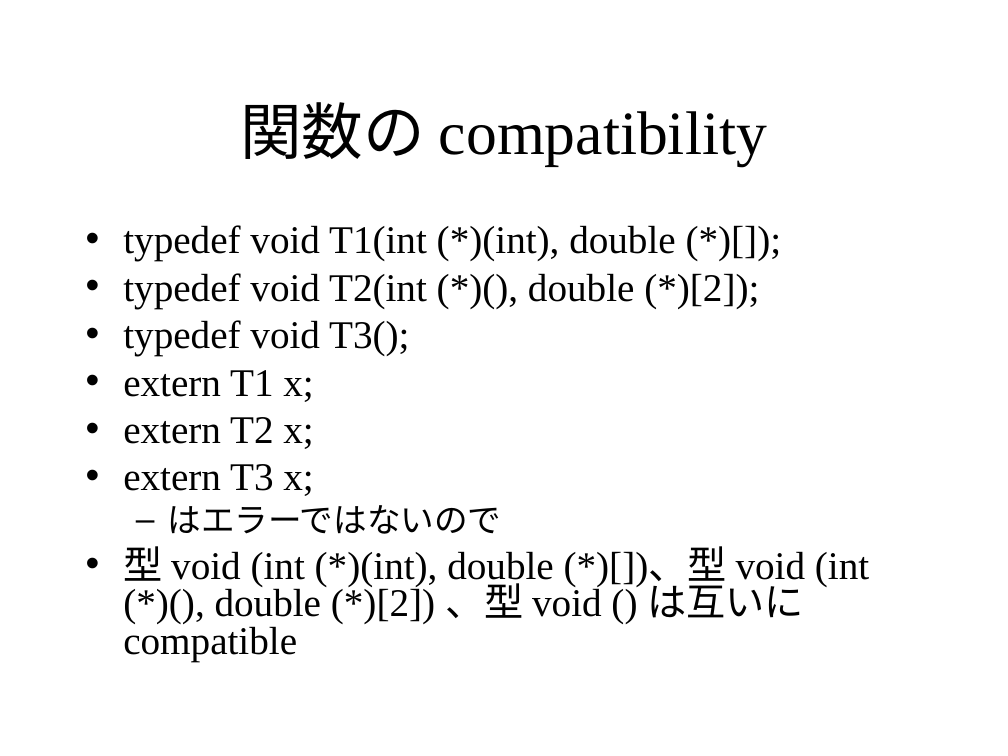
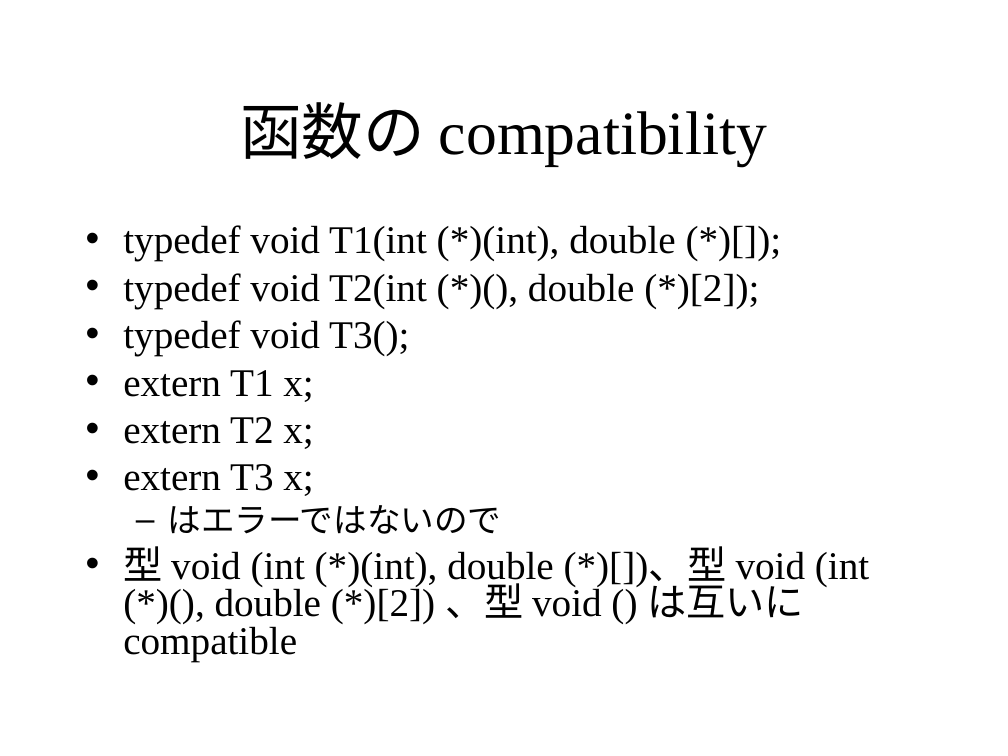
Before and after one commit to KeiHasegawa/hcc1_doc_ppt, a slide deck: slide 4 of 05_compatibility.ppt. Drawn at 1008x756 pixels with LibreOffice and Linux fonts; fonts in the diff are those of the drawing. Boxes give left, top, right and bottom in pixels: in the first picture for what was removed or moved away, otherwise in the second. Text is boxed around its words. In the diff, an @@ line names an element or a change of style, - is before the commit and + after.

Commit message:
fix compatibility

```diff
--- a/05_compatibility.ppt
+++ b/05_compatibility.ppt
@@ title at [240,102,767,166]: text changed @@
-関数の compatibility
+函数の compatibility
```
